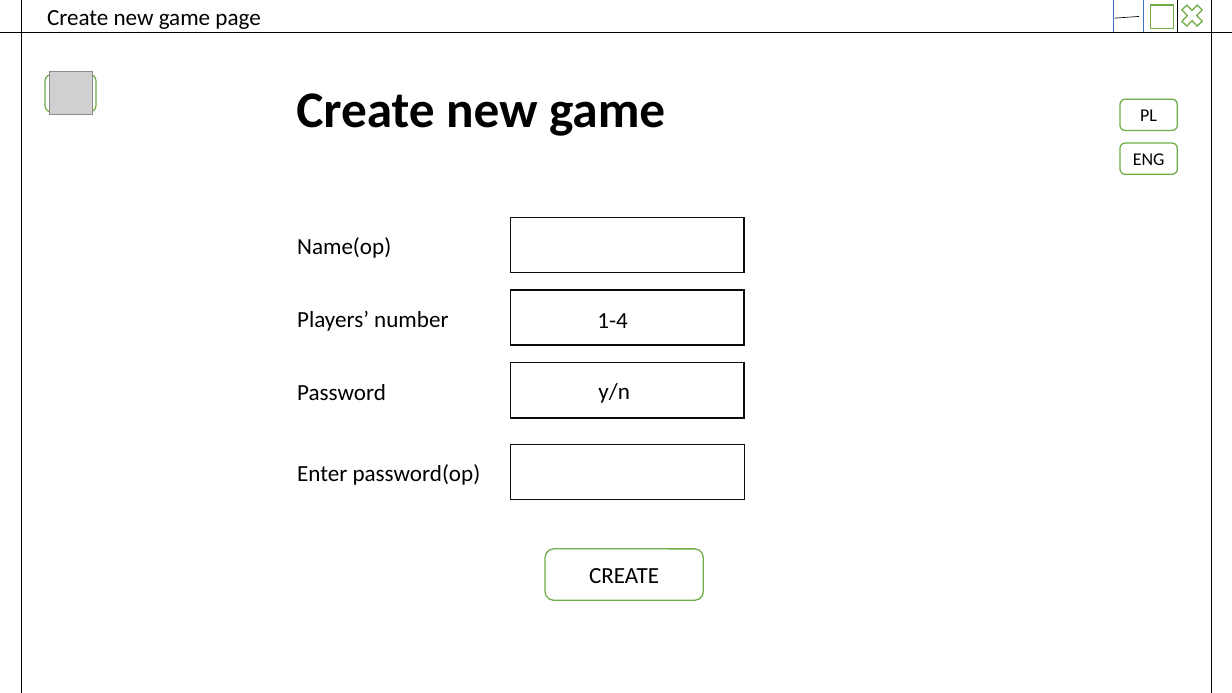
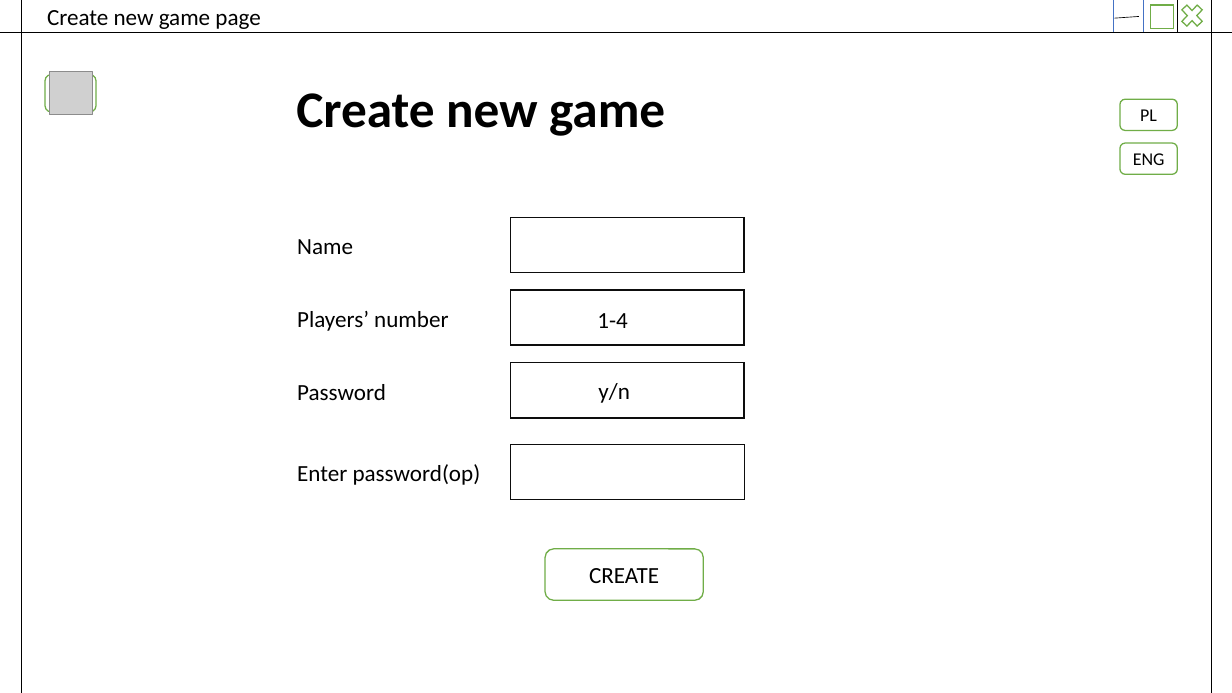
Before and after one commit to szymiar/Ganz-shon-clever, a slide deck: slide 7 of GanzShonClever_plan.pptx (slide 10 before the commit). Drawn at 1232x693 pixels with LibreOffice and Linux fonts; fonts in the diff are those of the drawing; grey boxes stand for pictures. Boxes give left, top, right and bottom in pixels: in the first picture for what was removed or moved away, otherwise in the second. Text is boxed around its words. In the diff, an @@ line names an element or a change of style, - is before the commit and + after.

Commit message:
Basic unit tests, logged user start page, create game view and userType variable added

```diff
--- a/GanzShonClever_plan.pptx
+++ b/GanzShonClever_plan.pptx
@@ text at bbox=[297, 239, 353, 254]: text changed @@
-Name(op)
+Name
```
Also in this commit, not shown: 2 slides added, 15 other files.
